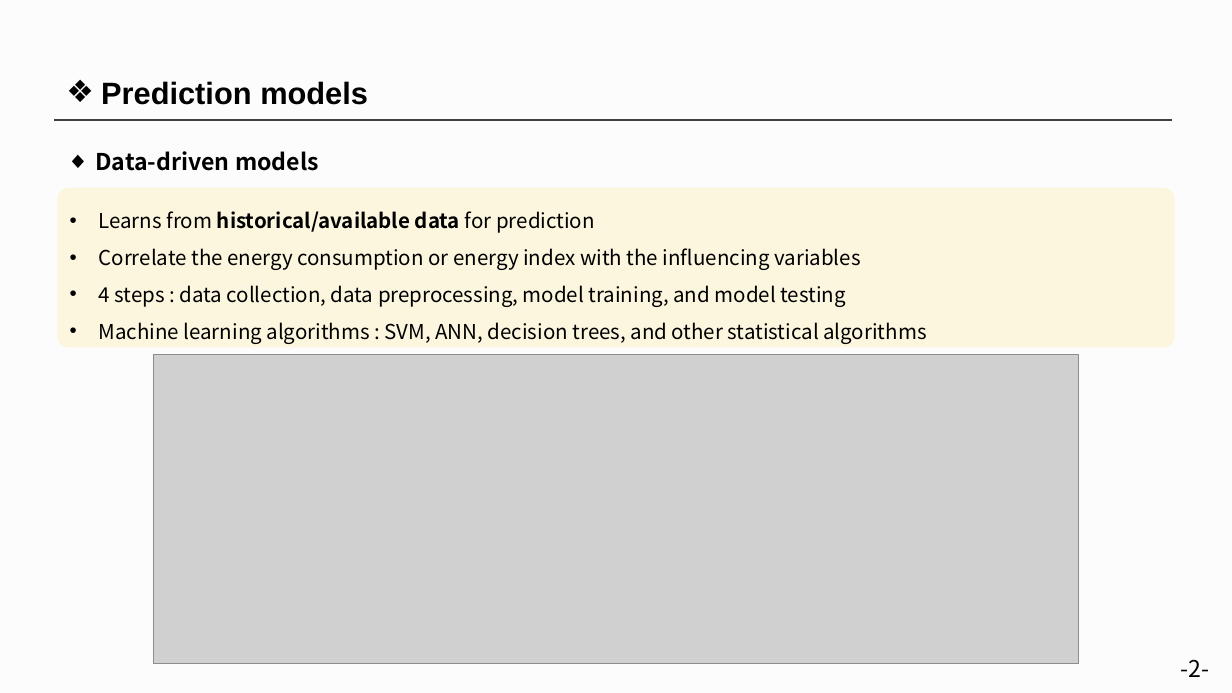
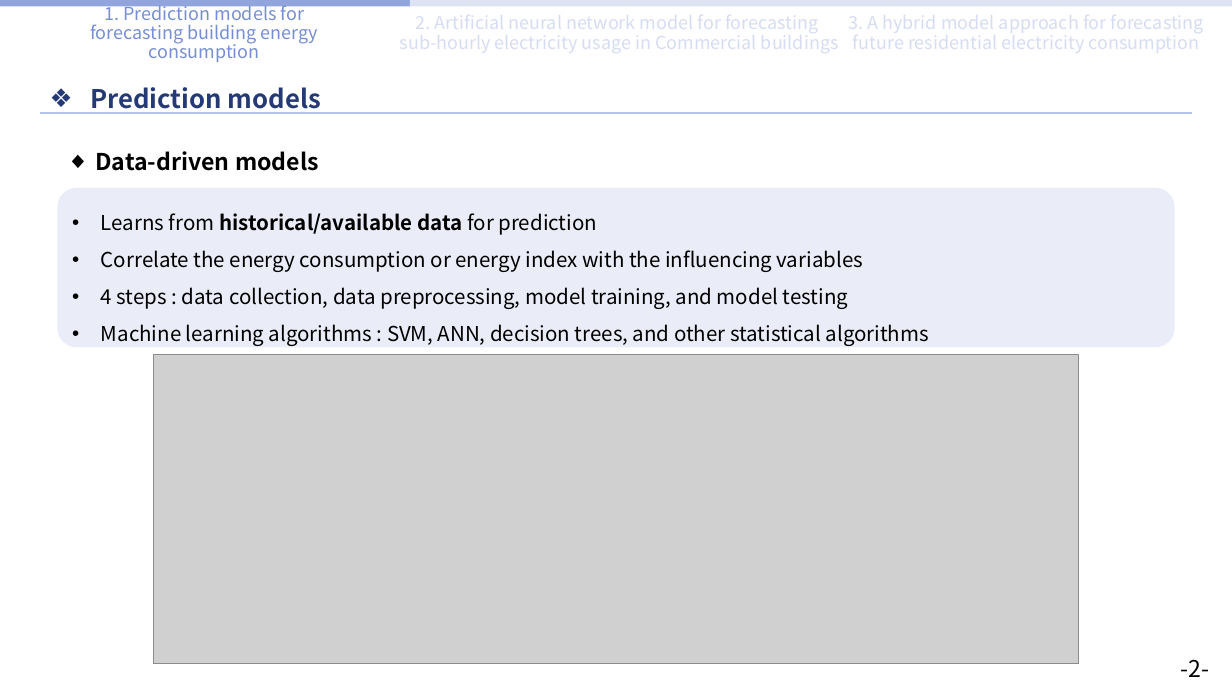
Before and after one commit to sohee98/2022-1st-Course, a slide deck: slide 4 of AI Applications/Literature study 발표/Literature study PPT-SoheeKim.pptx (slide 3 before the commit). Drawn at 1232x693 pixels with LibreOffice and Linux fonts; fonts in the diff are those of the drawing; grey boxes stand for pictures. Boxes give left, top, right and bottom in pixels: in the first picture for what was removed or moved away, otherwise in the second. Text is boxed around its words. In the diff, an @@ line names an element or a change of style, - is before the commit and + after.

```diff
--- a/AI Applications/Literature study 발표/Literature study PPT-SoheeKim.pptx
+++ b/AI Applications/Literature study 발표/Literature study PPT-SoheeKim.pptx
@@ background #F3F3F3 at 19% opacity to #FFFFFF @@
@@ rectangle added at [0,0,410,6], fill #768FD4 at 80% opacity @@
@@ text added at [90,1,319,62], 14 pt, text #768FD4 @@
+1. Prediction models for forecasting building energy consumption
@@ rectangle added at [410,0,822,6], fill #D6DDF2 at 80% opacity @@
@@ rectangle added at [821,0,1232,6], fill #D6DDF2 at 80% opacity @@
@@ text "Prediction models": place and size @@
-text "Prediction models" at [101,81,368,105]
+text "Prediction models" at [90,87,321,114]
@@ text "Prediction models" at [90,87,321,114]: size 24 to 20 pt, font Arial to Noto Sans CJK KR, text colour #000000 to #253A75; line spacing 1 to 1.5 @@
@@ line moved from (55, 120) - (1172, 120) to (41, 114) - (1192, 114) @@
@@ line (41, 114) - (1192, 114): stroke #404040 1 pt to #B6C3E8 1.5 pt @@
@@ rounded rectangle "Learns from historical/available data for ..." at [57,188,1175,348]: fill #FFF2CC at 60% opacity to #D6DDF2 at 50% opacity; proportions changed @@
```
Also in this commit, not shown: 9 other slides changed, 1 slide added, 1 other file.
